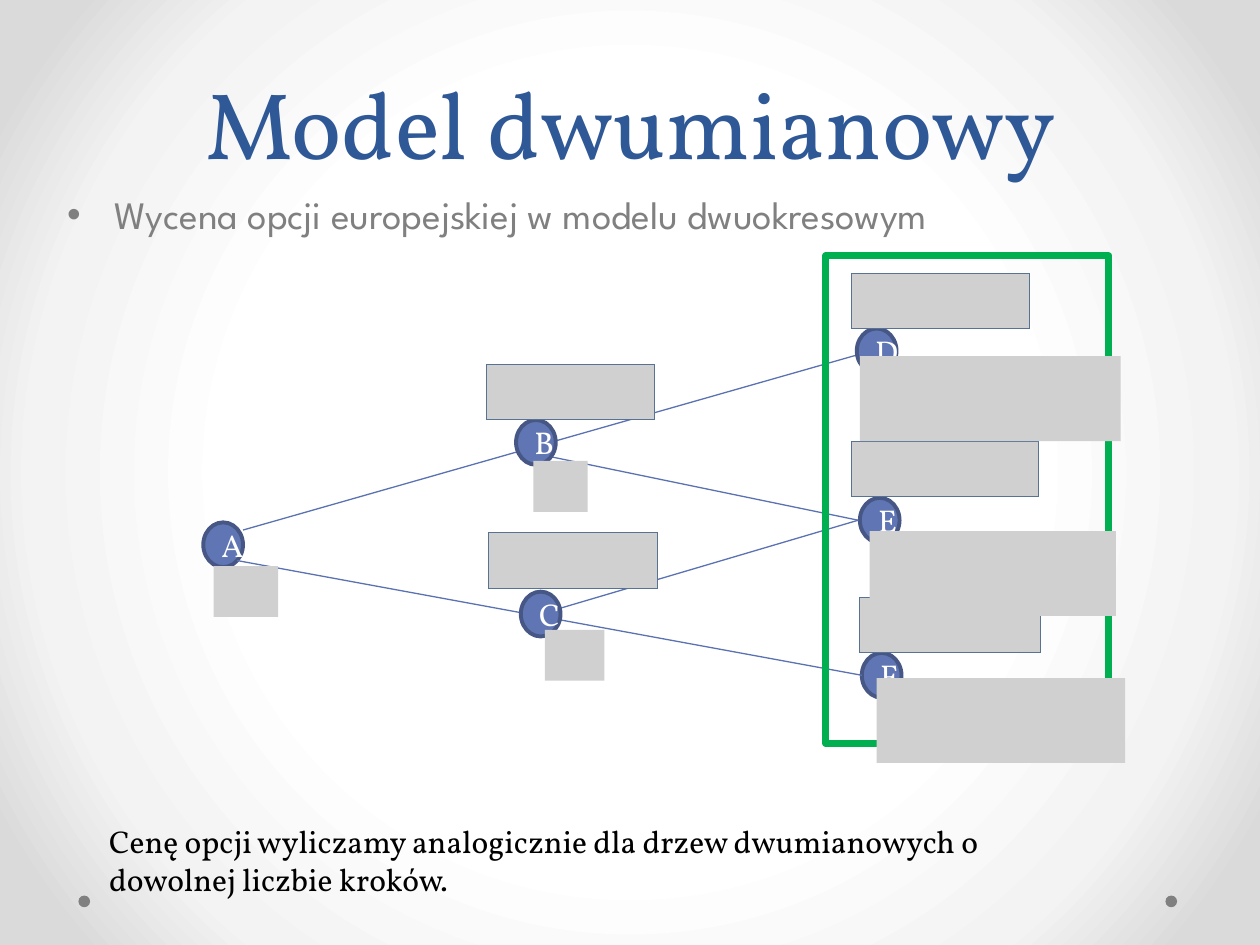
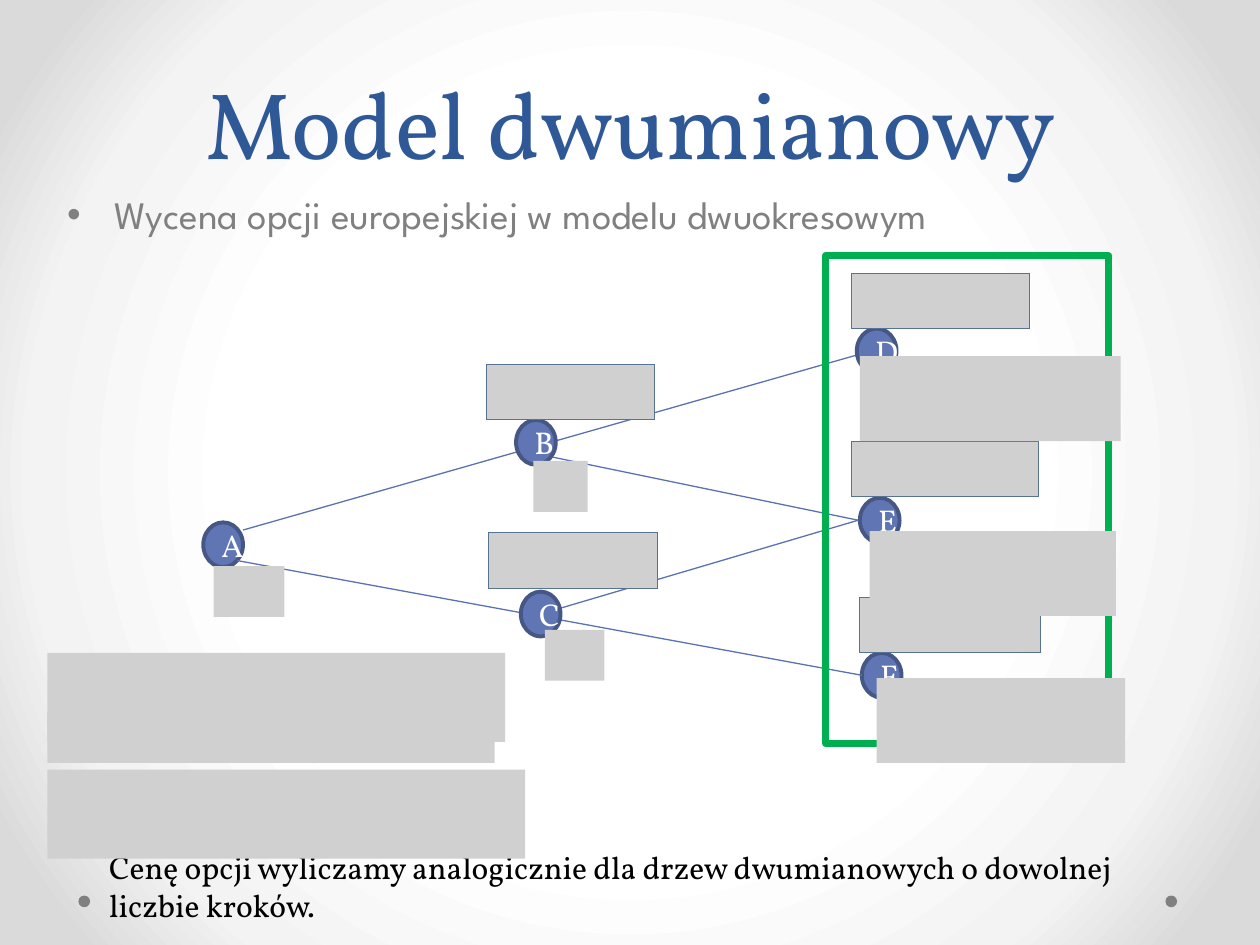
Before and after one commit to klaudia-tunska/Projekt, a slide deck: slide 8 of Prezentacja.pptx. Drawn at 1260x945 pixels with LibreOffice and Linux fonts; fonts in the diff are those of the drawing; grey boxes stand for pictures. Boxes give left, top, right and bottom in pixels: in the first picture for what was removed or moved away, otherwise in the second. Text is boxed around its words. In the diff, an @@ line names an element or a change of style, - is before the commit and + after.

```diff
--- a/Prezentacja.pptx
+++ b/Prezentacja.pptx
@@ picture: place and size @@
-picture at box(214, 566, 278, 616)
+picture at box(214, 566, 285, 616)
@@ picture added at box(48, 653, 505, 742) @@
@@ picture added at box(48, 712, 495, 762) @@
@@ picture added at box(48, 770, 525, 859) @@
@@ text "Cenę opcji wyliczamy analogicznie dla ..." rewrapped from box(109, 830, 978, 899) to box(109, 849, 1111, 918) @@
```
Also in this commit, not shown: 1 other slide changed.
